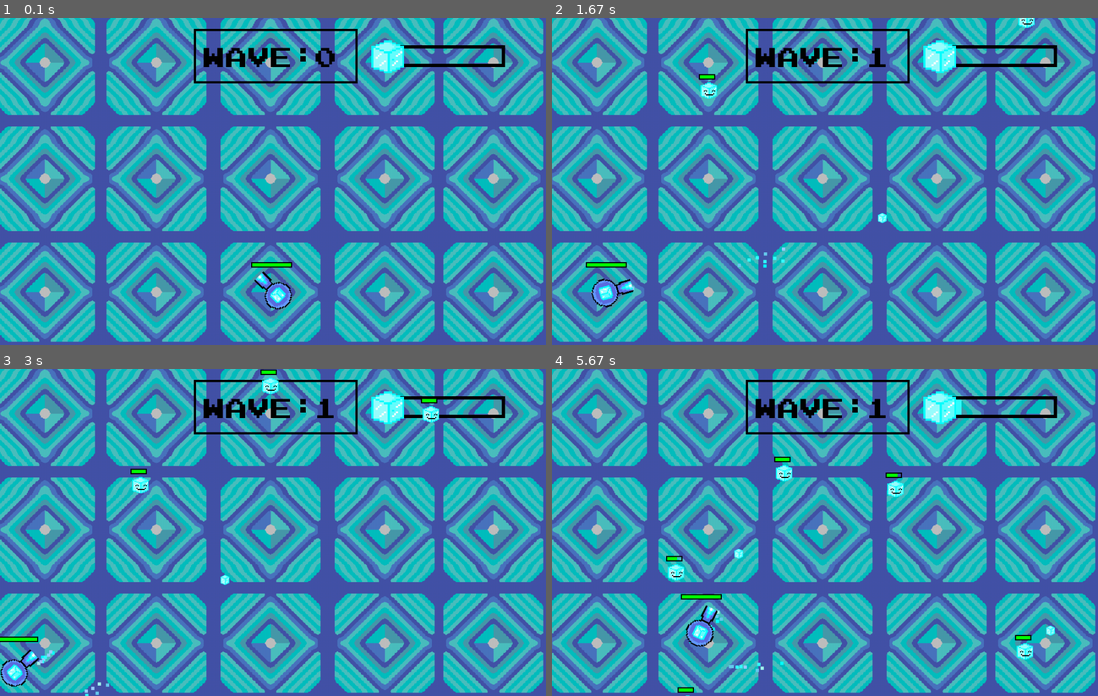
Above: before the commit, frames 1-4 (two rows, left to right).
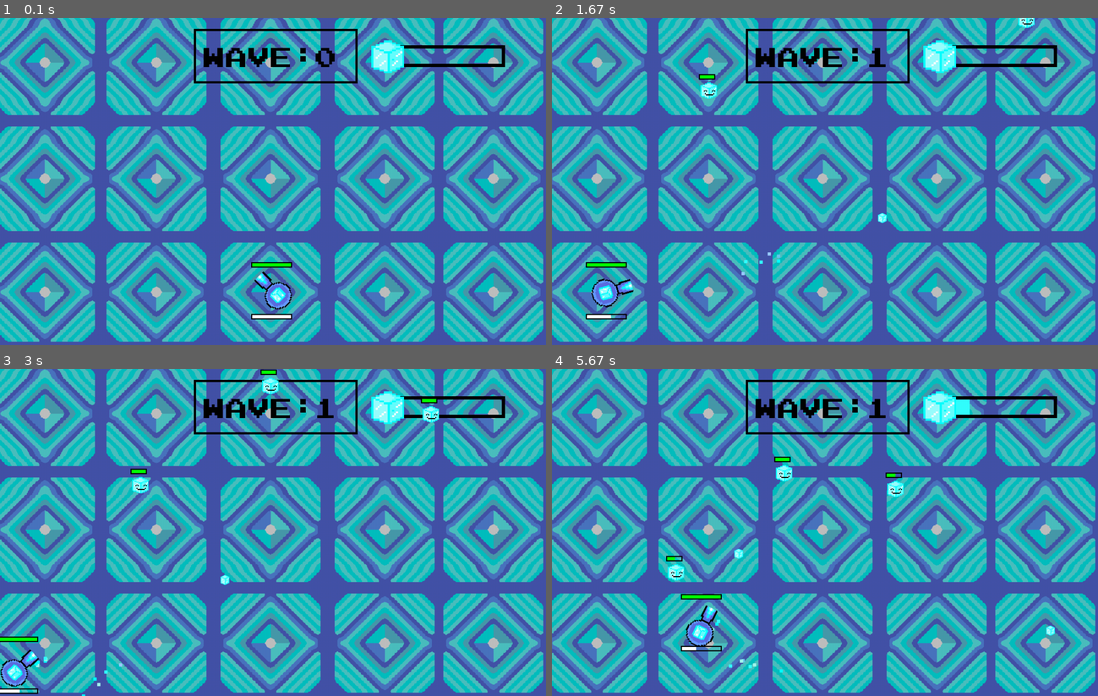
Above: after the commit, the same moments.

Repository: amenthyst/Pygame-Spring-Jam-2024
Game: pygame game, started from main.py
The game is run twice, just before and just after one commit, with the same random seed, the same clock (stepped at 60 frames per second) and the same inputs.
Inputs (mouse positions are in pixels of both pictures, inside the frame that each line leads up to):
- Up to frame 1 (0.1 s): no input
- Up to frame 2 (1.67 s): hold F 0.33-0.87 s; hold A 0.33-0.87 s; move the mouse to (814, 220) at 0.37 s; click (732, 256) at 0.95 s; hold A from 1.23 s (still down); tap F at 1.3, 1.6 s; click (901, 207) at 1.32 s
- Up to frame 3 (3 s): release A at 1.77 s; right-click (87, 610) at 1.85 s; hold S 2.13-2.43 s; tap F at 2.2, 2.53, 2.83, 2.97 s; click (98, 578) at 2.22 s; tap Shift at 2.28 s; hold A 2.47-2.87 s; click (414, 411) at 2.55 s; hold W from 2.9 s (still down); click (278, 431) at 2.98 s
- Up to frame 4 (5.67 s): release W at 3.27 s; hold D 3.3-3.93 s; tap F at 3.37, 3.67, 4.03, 4.43, 4.73, 4.93, 5.23, 5.43 s; click (672, 486) at 3.38 s; tap Shift at 3.45, 5.02 s; hold S 3.97-4.33 s; click (906, 421) at 4.05 s; hold A 4.37-4.83 s; click (781, 512) at 4.45 s; hold D 4.87-5.33 s; click (917, 646) at 4.95 s; hold W from 5.37 s (still down); click (764, 496) at 5.45 s

The runs differ from the first frame. In frame 1, 0.1% of the frame differs, in the area x 46-54%, y 90-93%; in frame 2, 0.2%; in frame 3, 0.2%; in frame 4, 0.6%, in the area x 22-89%, y 9-100%.

Commit message:
added shooter code

Diff:
--- a/Enemies/basher.py
+++ b/Enemies/basher.py
@@ -2,27 +2,16 @@
 import pygame
 from Objects.player import Player
 import images
-from Objects import tags
 from Objects.particle import Particle
 import random
 class Basher(Enemy, pygame.sprite.Sprite):
     def __init__(self, pos: tuple, health, speed, dmg, size: tuple, state, bulletgrp):
-        super().__init__(pos, health, dmg, speed, state, size)
+        super().__init__(pos, health, dmg, speed, state, size, bulletgrp)
         if self.state == "hot":
             self.image = pygame.transform.scale(images.renderenemies()[0], size)
         elif self.state == "cold":
             self.image = pygame.transform.scale(images.renderenemies()[1], size)
         self.rect = self.image.get_rect(center=pos)
-
-        self.confuseflag = False
-        self.confuseduration = 0
-        self.confusetimer = 0
-
-
-        self.bulletgrp = bulletgrp
-        self.confusion = False
-
-        self.originalpos = pygame.math.Vector2(0,0)
     def move(self):
 
         if not self.confusion:
@@ -34,22 +23,21 @@
             if self.direction.length():
                 self.direction.normalize_ip()
 
+            self.rect.x += self.direction[0]
+            self.rect.y += self.direction[1]
+        else:
+
+            # makes it vibrate
+            self.direction = pygame.math.Vector2(random.uniform(-5, 5), random.uniform(-5, 5))
+
             self.direction *= self.speed
+            if self.direction.length():
+                self.direction.normalize_ip()
 
             self.rect.x += self.direction[0]
             self.rect.y += self.direction[1]
 
-        else:
 
-            self.direction = pygame.math.Vector2(random.uniform(-5,5), random.uniform(-5,5))
-            self.velocity = self.direction * self.speed/2
-            self.originalpos += self.velocity
-
-            if self.originalpos.magnitude() > 50:
-                self.velocity = -self.velocity
-
-            self.rect.x += self.velocity[0]
-            self.rect.y += self.velocity[1]
 
 
     def attack(self):
@@ -62,18 +50,3 @@
         self.attack()
         self.move()
         self.confuse(dt)
-
-    def confuse(self, dt):
-        hitlist = pygame.sprite.spritecollide(self, self.bulletgrp, False)
-        for obj in hitlist:
-            if not isinstance(obj, Particle):
-                continue
-            if obj.state == "steam":
-                self.confusion = True
-                self.confuseduration += 0.5 if self.confuseduration < 7 else 0
-
-        if self.confusion:
-            self.confusetimer += dt
-            if self.confusetimer > self.confuseduration:
-                self.confusetimer = 0
-                self.confusion = False
--- /dev/null
+++ b/Enemies/enemybullet.py
@@ -0,0 +1,38 @@
+import pygame
+import images
+import math
+from Objects.player import Player
+class Enemybullet(pygame.sprite.Sprite):
+    def __init__(self, direction: pygame.math.Vector2, pos, speed, dmg, state):
+        super().__init__()
+        self.state = state
+        if self.state == "hot":
+            self.image = images.renderenemies()[3]
+        elif self.state == "cold":
+            self.image = images.renderenemies()[2]
+
+        self.image = pygame.transform.rotate(self.image, self.getangle(direction)-90)
+        self.rect = self.image.get_rect(center=pos)
+        self.direction = direction
+        self.speed = speed
+        self.dmg = dmg
+
+    def getangle(self, direction):
+        return math.degrees(math.atan2(direction.x, direction.y))
+
+    def move(self):
+        self.direction.normalize_ip()
+        self.velocity = -(self.speed * self.direction)
+
+        self.rect.x += self.velocity.x
+        self.rect.y += self.velocity.y
+
+
+    def attack(self):
+        if self.rect.colliderect(Player.Instance.rect):
+            Player.Instance.damage(self.dmg)
+            self.kill()
+
+    def update(self, dt):
+        self.move()
+        self.attack()
--- a/Enemies/sampleenemy.py
+++ b/Enemies/sampleenemy.py
@@ -2,10 +2,12 @@
 import pygame
 import images
 from Objects.player import Player
+from Objects.particle import Particle
+import math
 # base class for enemies
 class Enemy(pygame.sprite.Sprite, tags.Damageable):
 
-    def __init__(self, pos, health, dmg, speed, state, size):
+    def __init__(self, pos, health, dmg, speed, state, size, bulletgrp):
 
         super().__init__()
         self.pos = pos
@@ -15,11 +17,23 @@
         self.speed = speed
         self.size = size
         self.state = state
+        self.bulletgrp = bulletgrp
         self.image = pygame.transform.scale(images.renderbullets()[0], self.size)
         self.rect = self.image.get_rect(center=self.pos)
+        self.confuseduration = 0
+        self.confusetimer = 0
+
+        self.confusion = False
+
+        self.originalpos = pygame.math.Vector2(0, 0)
 
     def damage(self, amount):
-        self.health -= amount
+        hitlist = pygame.sprite.spritecollide(self, self.bulletgrp, False)
+        for obj in hitlist:
+            if self.comparison(obj):
+                self.health -= amount * 2
+            else:
+                self.health -= amount
         if self.health <= 0:
             self.kill()
         Player.Instance.addtotaldamage(amount)
@@ -37,3 +51,24 @@
 
     def update(self,dt):
         pass
+
+    def comparison(self, obj) -> bool:
+        return (obj.state == "hot" and self.state == "cold") or (obj.state == "cold" and self.state == "hot")
+
+    def confuse(self, dt):
+        hitlist = pygame.sprite.spritecollide(self, self.bulletgrp, False)
+        for obj in hitlist:
+            if not isinstance(obj, Particle):
+                continue
+            if obj.state == "steam":
+                self.confusion = True
+                self.confuseduration += 0.1 if self.confuseduration < 5 else 0 # cap to the duration
+
+        if self.confusion:
+            self.confusetimer += dt
+            if self.confusetimer > self.confuseduration:
+                self.confusetimer = 0
+                self.confusion = False
+
+    def getangle(self, direction):
+        return math.degrees(math.atan2(direction.x, direction.y)) - 90
--- /dev/null
+++ b/Enemies/shooter.py
@@ -0,0 +1,82 @@
+import pygame
+import images
+from Objects.player import Player
+from Enemies.sampleenemy import Enemy
+from Enemies.enemybullet import Enemybullet
+import random
+class Shooter(Enemy, pygame.sprite.Sprite):
+    def __init__(self, pos, health, speed, dmg, size, state, bulletgrp):
+        super().__init__(pos, health, dmg, speed, state, size, bulletgrp)
+        if self.state == "hot":
+            self.image = images.renderenemies()[4]
+        elif self.state == "cold":
+            self.image = images.renderenemies()[5]
+
+        self.image = pygame.transform.scale(self.image, self.size)
+        self.rect = self.image.get_rect(center=pos)
+        self.pos = pygame.math.Vector2(self.rect.x, self.rect.y)
+        self.shootcooldown = random.uniform(1,2)
+        self.shoottimer = 0
+        self.moving = True
+        self.target = pygame.math.Vector2(random.uniform(200, 800), random.uniform(100, 500))
+
+    def move(self):
+
+        if not self.confusion:
+            self.pos = pygame.math.Vector2(self.rect.x, self.rect.y)
+
+
+            self.direction = self.target - self.pos
+
+            if self.direction.length():
+                self.direction.normalize_ip()
+
+            self.velocity = self.direction * self.speed
+
+            self.rect.x += self.velocity.x
+            self.rect.y += self.velocity.y
+
+            if self.pos == self.target:
+                self.moving = False
+
+        else:
+
+            # makes it vibrate
+            self.direction = pygame.math.Vector2(random.uniform(-5,5), random.uniform(-5,5))
+            self.direction.normalize_ip()
+
+            self.direction *= self.speed
+
+
+            self.rect.x += self.direction[0]
+            self.rect.y += self.direction[1]
+
+    def shoot(self, dt):
+        self.shoottimer += dt
+        if self.shoottimer < self.shootcooldown:
+            return
+        self.shoottimer = 0
+        self.bulletgrp.add(Enemybullet(self.pos-Player.Instance.get_centre(), self.pos, 5, 5, self.state))
+
+
+    def update(self, dt):
+        if self.moving:
+            self.move()
+        if not self.confusion:
+            self.shoot(dt)
+
+    def draw(self, screen):
+        if self.moving:
+            self.rotimage = pygame.transform.rotate(self.image, self.getangle(self.pos - Player.Instance.get_centre()))
+            self.rotrect = self.rotimage.get_rect(center=self.pos)
+
+            screen.blit(self.rotimage, self.rotrect)
+            self.rothealthbar(screen)
+        else:
+            screen.blit(self.image, self.rect)
+            self.healthbar(screen)
+
+    def rothealthbar(self, screen):
+        pygame.draw.rect(screen, "black", (self.rotrect.x - 3, self.rotrect.y - 15, self.size[0], 10), 2)
+        ratio = self.health / self.maxhealth
+        pygame.draw.rect(screen, "green", (self.rotrect.x - 1, self.rotrect.y - 13, self.size[0] * ratio - 4, 6))
--- a/Enemies/spawnenemies.py
+++ b/Enemies/spawnenemies.py
@@ -2,11 +2,12 @@
 from enum import Enum
 import random
 from Enemies.basher import Basher
+from Enemies.shooter import Shooter
 import images
 from Objects.player import Player
 class EnemyChance(Enum):
-    BASHER = [1,2,3,4,5,6,7,8,9,10,11,12,13,14,15]
-    #SHOOTER = [6,7,8,9,10]
+    BASHER = [1,2,3,4,5,6,7,8,9,10,11,12]
+    SHOOTER = [13,14,15]
     #SUPPORT = [11,12]
     #THROWER = [13,14,15]
 
@@ -15,8 +16,9 @@
     pattern = []
     for i in range(nums):
         data = []
+        chance = random.randint(1,15)
         for obj in EnemyChance:
-            if random.randint(1,15) in obj.value:
+            if chance in obj.value:
                 data.append(obj.name)
 
         pos = (random.randint(-300,1300), random.randint(-300, 900))
@@ -29,5 +31,6 @@
     # dont like this but the pos is needed from pattern
     pattern = patterns(nums)
     for item in pattern:
-        enemydict = {"BASHER": Basher(item[1], 5, 1, 20, (30,30), Player.Instance.state, bulletgrp)}
+        enemydict = {"BASHER": Basher(item[1], 3, 3, 10, (30,30), Player.Instance.state, bulletgrp),
+                     "SHOOTER": Shooter(item[1], 6, 2, 10, (75,50),  Player.Instance.state, bulletgrp)}
         enemygrp.add(enemydict[item[0]])
--- a/Objects/player.py
+++ b/Objects/player.py
@@ -63,6 +63,11 @@
 
         self.border = pygame.Rect(0,0,1000,600)
 
+        self.throwercount = 1
+
+        self.canthrow = True
+
+
     def get_pos(self) -> pygame.math.Vector2:
         return pygame.math.Vector2(self.rect.x, self.rect.y)
     def get_centre(self) -> pygame.math.Vector2:
@@ -118,14 +123,22 @@
 
 
     def thrower(self, dt):
-        keys = Systems.input.get_pressed()
-
-        if not keys[pygame.K_f]:
-            return
-        for _ in range(0,3):
-            particledir = -(pygame.math.Vector2(pygame.mouse.get_pos()) - self.get_centre())
-            particle = self.particle(self.state, "cone", self.enemygrp, self.bulletgrp, 5, self.get_centre(), particledir, 200, 0.6, 0.02)
-            self.bulletgrp.add(particle)
+
+        if Systems.input.is_key_held(pygame.K_f) and self.throwercount > 0 and self.canthrow:
+            for _ in range(0,3):
+                particledir = -(pygame.math.Vector2(pygame.mouse.get_pos()) - self.get_centre())
+                particle = self.particle(self.state, "cone", self.enemygrp, self.bulletgrp, 5, self.get_centre(), particledir, 200, 0.6, 0.02)
+                self.bulletgrp.add(particle)
+                self.throwercount -= dt / 5
+
+            if self.throwercount < 0:
+                self.throwercount = 0
+                self.canthrow = False
+
+        print(self.throwercount)
+
+
+
 
 
     def update(self, dt):
@@ -193,9 +206,10 @@
         direction = pygame.math.Vector2(pygame.mouse.get_pos()) - self.get_centre()
         return math.degrees(math.atan2(direction.x, direction.y)) + 180
 
-    def draw(self, screen):
+    def draw(self, screen, dt):
         screen.blit(self.rotimage, self.rotrect)
         self.healthbar(screen)
+        self.cooldownbar(screen, dt)
 
     def checktexture(self):
         if self.state == "hot":
@@ -217,3 +231,18 @@
 
     def addtotaldamage(self, amount):
         self.totaldamage += amount
+
+    def heal(self, amount):
+        self.health += amount
+        if self.health > self.maxhealth:
+            self.health = self.maxhealth
+
+    def cooldownbar(self, screen, dt):
+        pygame.draw.rect(screen, "black", (self.rect.x - 3, self.rect.y + 80, self.size[0], 10), 2)
+        pygame.draw.rect(screen, "white", (self.rect.x - 1, self.rect.y + 82, self.size[0] * self.throwercount - 4, 6))
+
+        if not self.canthrow:
+            self.canthrow = False
+            self.throwercount += dt / 3
+            if self.throwercount > 1:
+                self.canthrow = True
--- a/UI/switchbar.py
+++ b/UI/switchbar.py
@@ -37,18 +37,19 @@
 
     def switch(self, dt):
         self.ratio += Player.Instance.totaldamage / self.damagereq
-        keys = Systems.input.get_pressed()
+
         Player.Instance.totaldamage = 0
         if self.ratio >= 0.95:
             self.ratio = 0.95
-            if keys[pygame.K_q]:
+            if Systems.input.is_key_just_pressed(pygame.K_q):
                 self.ratio = 0
                 if self.player.state == "hot":
                     self.player.state = "cold"
                 elif self.player.state == "cold":
                     self.player.state = "hot"
                 self.player.changing = True
+                Player.Instance.health = 100
 
     def update(self, dt):
-        self.damagereq = Wavecounter.Instance.currentwave * 10 + 1
+        self.damagereq = Wavecounter.Instance.currentwave * 7 + 1
         self.switch(dt)
--- a/UI/wavecounter.py
+++ b/UI/wavecounter.py
@@ -1,5 +1,7 @@
 import pygame
 from Enemies.spawnenemies import spawnenemies
+from Objects.player import Player
+
 class Wavecounter(pygame.sprite.Sprite):
     Instance = None
     def __init__(self, enemygrp: pygame.sprite.Group, maxwaves, bulletgrp):
@@ -22,7 +24,8 @@
             return
         self.wavetimer = 0
         self.currentwave += 1
-        spawnenemies(self.enemygrp, self.currentwave*3+5, self.bulletgrp)
+        spawnenemies(self.enemygrp, self.currentwave*3+2, self.bulletgrp)
+        Player.Instance.health = 100
 
     def draw(self, screen):
         font = pygame.font.Font("Graphics/font.otf", 50)
--- a/images.py
+++ b/images.py
@@ -30,4 +30,16 @@
 
     icebasher = pygame.image.load("Graphics/enemysprites/icebasher.png").convert_alpha()
 
-    return (firebasher, icebasher)
+    coldbullet = pygame.image.load("Graphics/enemysprites/coldenemybullet.png").convert_alpha()
+    coldbullet = pygame.transform.scale(coldbullet, (30, 10))
+
+    firebullet = pygame.image.load("Graphics/enemysprites/firebasher.png").convert_alpha()
+    firebullet = pygame.transform.scale(firebullet, (30, 10))
+
+    fireshooter = pygame.image.load("Graphics/enemysprites/fireshooter.png").convert_alpha()
+
+
+    iceshooter = pygame.image.load("Graphics/enemysprites/iceshooter.png").convert_alpha()
+
+    iceshooter = pygame.transform.scale(iceshooter, (50,35))
+    return (firebasher, icebasher, coldbullet, firebullet, fireshooter, iceshooter)
--- a/main.py
+++ b/main.py
@@ -67,7 +67,7 @@
     playergrp.update(dt)
 
     for obj in playergrp.sprites():
-        obj.draw(screen)
+        obj.draw(screen, dt)
 
 
 
Binary file added: Graphics/enemysprites/coldenemybullet.png
Binary file added: Graphics/enemysprites/fireshooter.png
Binary file added: Graphics/enemysprites/hotenemybullet.png
Binary file added: Graphics/enemysprites/iceshooter.png
Not shown, added: .DS_Store
